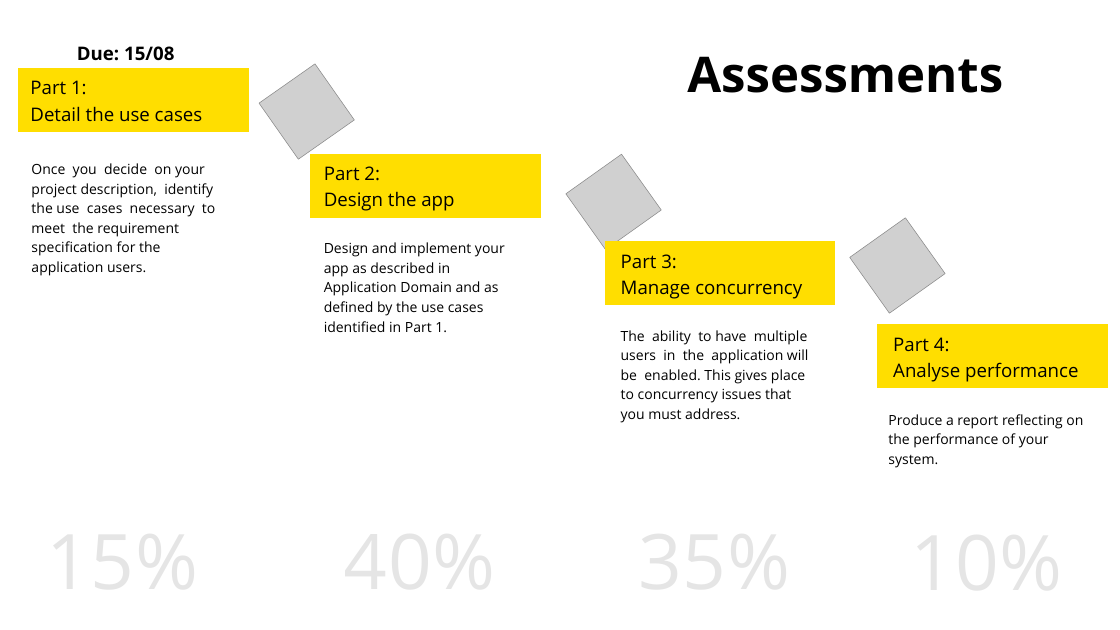
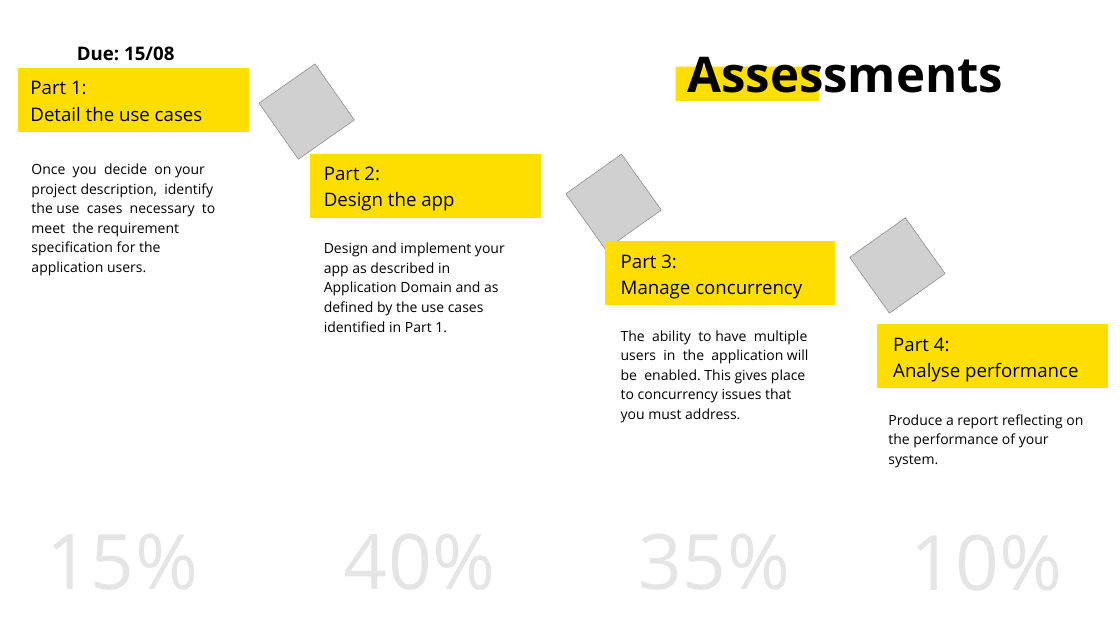
Before and after one commit to SWEN900072021/Resources, a slide deck: slide 6 of workshops/workshop_1/Slides.pptx. Drawn at 1120x630 pixels with LibreOffice and Linux fonts; fonts in the diff are those of the drawing; grey boxes stand for pictures. Boxes give left, top, right and bottom in pixels: in the first picture for what was removed or moved away, otherwise in the second. Text is boxed around its words. In the diff, an @@ line names an element or a change of style, - is before the commit and + after.

```diff
--- a/workshops/workshop_1/Slides.pptx
+++ b/workshops/workshop_1/Slides.pptx
@@ rectangle added at (676,67,819,101), fill #FFDE00 @@
```
Also in this commit, not shown: 1 other slide changed.
